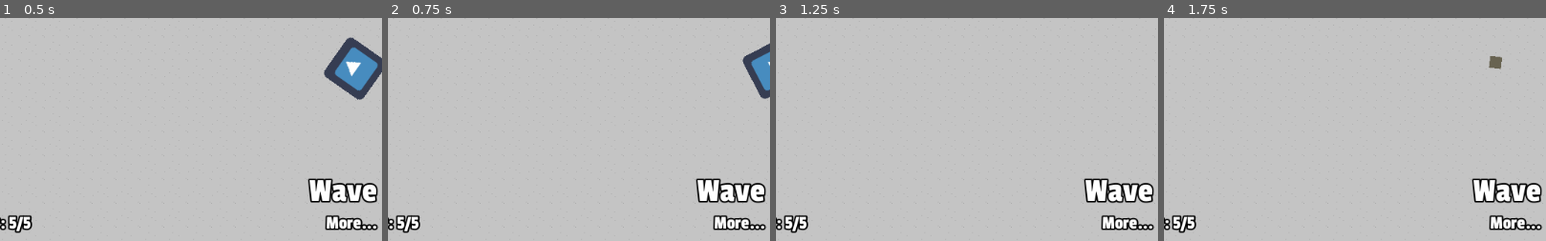
Above: before the commit, frames 1-4 (left to right).
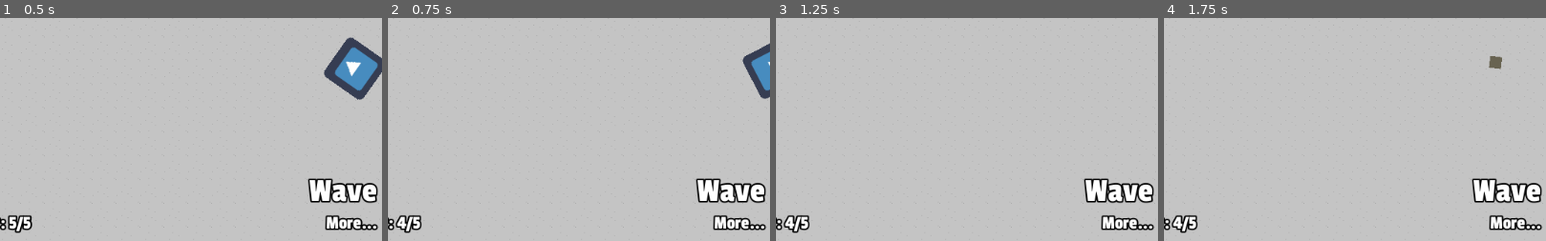
Above: after the commit, the same moments.

Repository: stuson/go-godot-4-game-jam
Game: Godot game, scene res://stages/Level.tscn
The game is run twice, just before and just after one commit, with the same random seed, the same clock (stepped at 60 frames per second) and the same inputs. The engine's default icon, where the game draws it, is replaced by a stand-in: a white triangle on a blue panel in a dark square.
Inputs (mouse positions are % of the whole screen's width and height, from its top left):
- Up to frame 1 (0.5 s): no input
- Up to frame 2 (0.75 s): tap Enter at 0.5 s; move the mouse to (72, 45) at 0.52 s; press the mouse at (72, 45) at 0.53 s; hold D (move_right) from 0.53 s (still down)
- Up to frame 3 (1.25 s): keep holding D (move_right)
- Up to frame 4 (1.75 s): move the mouse to (30, 55) at 1.27 s; release D (move_right) at 1.28 s; release the mouse at (30, 55) at 1.28 s; hold S (move_down) from 1.28 s (still down); click (30, 55) at 1.35 s
The pictures show only the part of the screen within x 4-54%, y 49-99%; the shares and areas given below are measured in that part.

Frame 1 is identical in both runs. In frame 2, 0.4% of the frame differs, in the area x 2-9%, y 88-97%; in frame 3, 0.4%; in frame 4, 0.4%.

Commit message:
Add player invincibility

Diff:
--- a/characters/enemies/basic_enemy/Enemy.gd
+++ b/characters/enemies/basic_enemy/Enemy.gd
@@ -26,7 +26,3 @@
 
 func _on_Stats_die() -> void:
     queue_free()
-
-func _on_Area2D_body_entered(body: Node) -> void:
-    if body.has_node("Stats"):
-        body.take_hit(damage, self.global_position)
--- a/characters/enemies/basic_enemy/Enemy.tscn
+++ b/characters/enemies/basic_enemy/Enemy.tscn
@@ -13,7 +13,7 @@
 
 [node name="Enemy" type="KinematicBody2D"]
 collision_layer = 4
-collision_mask = 8
+collision_mask = 9
 script = ExtResource( 2 )
 
 [node name="Sprite" type="Sprite" parent="."]
--- a/characters/player/Player.gd
+++ b/characters/player/Player.gd
@@ -5,6 +5,9 @@
 var velocity = Vector2.ZERO
 var equipped_weapon
 var knockback_velocity = Vector2.ZERO
+var invincible = false
+
+onready var invincibility_timer = $OnHitInvicibilityTimer
 
 export(PackedScene) var StartingWeapon
 
@@ -40,9 +43,23 @@
     return knockback_velocity
 
 func take_hit(damage, enemy_pos):
-    $Stats.take_hit(damage)
-    var knockback_direction = (global_position - enemy_pos).normalized()
-    knockback_velocity = knockback_direction * min(damage, 10) * 1000
+    if not invincible:
+        $Stats.take_hit(damage)
+        var knockback_direction = (global_position - enemy_pos).normalized()
+        knockback_velocity = knockback_direction * min(damage, 10) * 1000
+        invincible = true
+        invincibility_timer.start()
 
 func _on_Stats_die() -> void:
     get_tree().quit()
+
+func _on_OnHitInvicibilityTimer_timeout() -> void:
+    invincible = false
+    var enemy_overlaps = $HurtBox.get_overlapping_areas()
+    if enemy_overlaps:
+        var enemy = enemy_overlaps[0].get_parent()
+        take_hit(enemy.damage, enemy.global_position)
+
+func _on_HurtBox_area_entered(area: Area2D) -> void:
+    var enemy = area.get_parent()
+    take_hit(enemy.damage, enemy.global_position)
--- a/characters/player/Player.tscn
+++ b/characters/player/Player.tscn
@@ -6,8 +6,12 @@
 [ext_resource path="res://assets/icon.png" type="Texture" id=4]
 
 [sub_resource type="CapsuleShape2D" id=2]
-radius = 31.0
+radius = 30.0
 height = 2.0
+
+[sub_resource type="CapsuleShape2D" id=3]
+radius = 32.0
+height = 0.0
 
 [node name="Player" type="KinematicBody2D"]
 collision_layer = 2
@@ -23,4 +27,16 @@
 
 [node name="Stats" parent="." instance=ExtResource( 1 )]
 
+[node name="OnHitInvicibilityTimer" type="Timer" parent="."]
+one_shot = true
+
+[node name="HurtBox" type="Area2D" parent="."]
+collision_mask = 4
+
+[node name="CollisionShape2D" type="CollisionShape2D" parent="HurtBox"]
+modulate = Color( 1, 0, 0, 1 )
+shape = SubResource( 3 )
+
 [connection signal="die" from="Stats" to="." method="_on_Stats_die"]
+[connection signal="timeout" from="OnHitInvicibilityTimer" to="." method="_on_OnHitInvicibilityTimer_timeout"]
+[connection signal="area_entered" from="HurtBox" to="." method="_on_HurtBox_area_entered"]
Not shown: 1 places in characters/player/Player.tscn that only renumber resources
